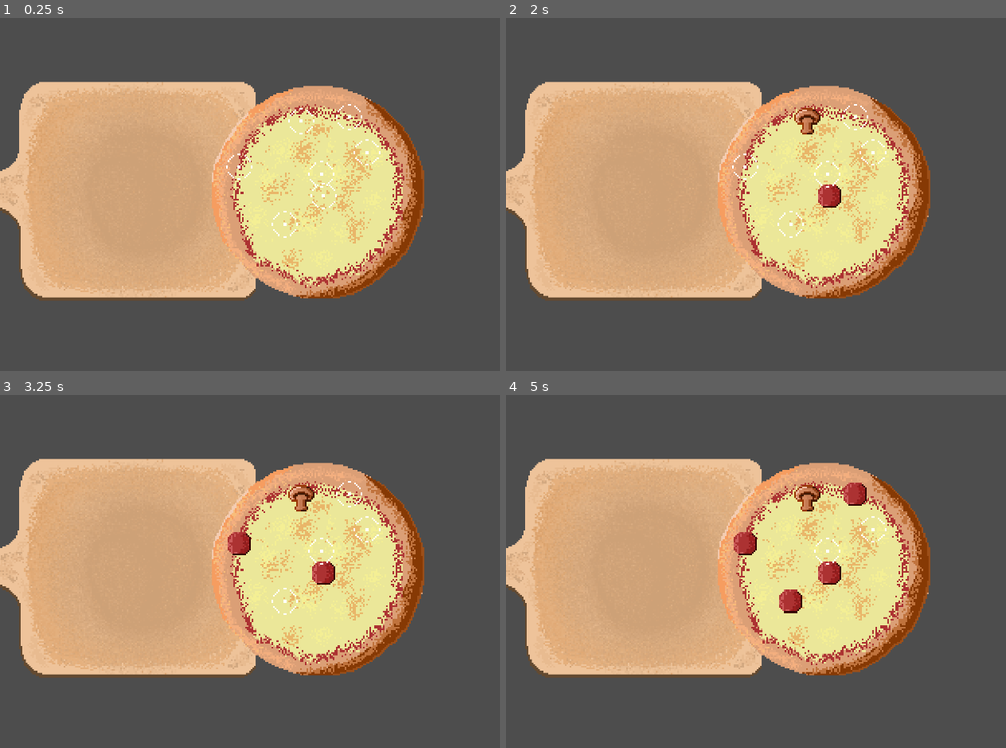
Above: before the commit, frames 1-4 (two rows, left to right).
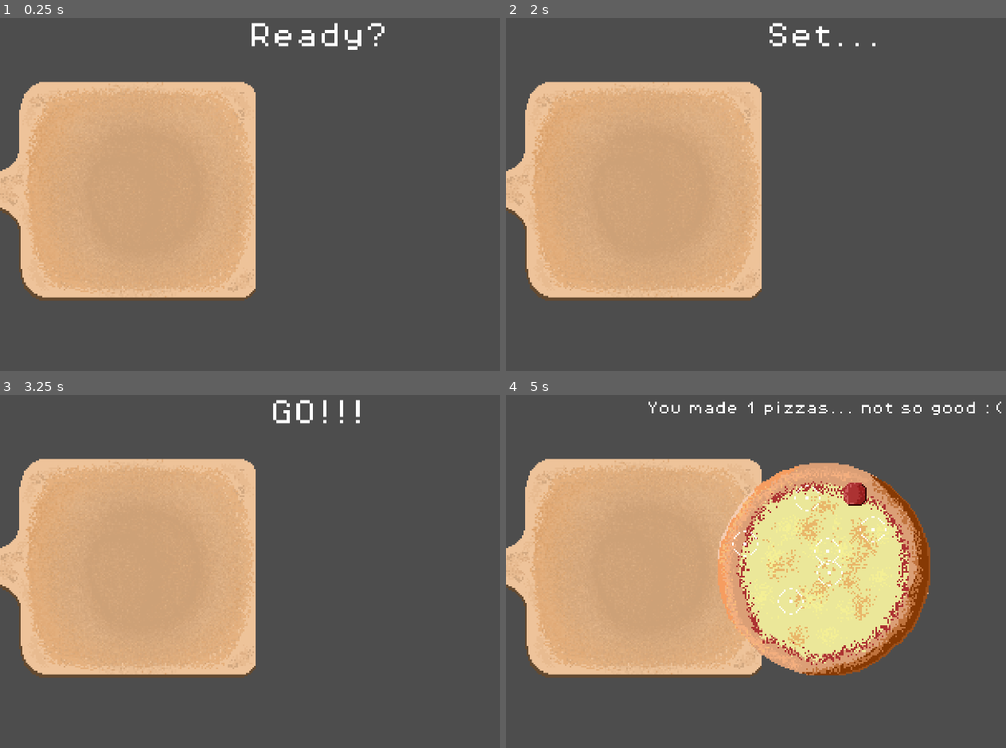
Above: after the commit, the same moments.

Repository: AnandaGI/Hackathon-Spring-2025
Game: Godot game, scene res://scenes/pizza_minigame.tscn
The game is run twice, just before and just after one commit, with the same random seed, the same clock (stepped at 60 frames per second) and the same inputs.
Inputs (mouse positions are in pixels of both pictures, inside the frame that each line leads up to):
- Up to frame 1 (0.25 s): no input
- Up to frame 2 (2 s): tap Enter at 0.5 s; move the mouse to (826, 190) at 0.52 s; press the mouse at (826, 190) at 0.53 s; tap Space at 1.25 s; move the mouse to (806, 120) at 1.27 s; release the mouse at (806, 120) at 1.28 s; click (806, 120) at 1.35 s
- Up to frame 3 (3.25 s): move the mouse to (325, 571) at 2.02 s; press the mouse at (325, 571) at 2.03 s; tap Enter at 2.75 s; move the mouse to (240, 543) at 2.77 s; release the mouse at (240, 543) at 2.78 s; click (240, 543) at 2.85 s
- Up to frame 4 (5 s): tap Space at 3.5 s; move the mouse to (791, 599) at 3.52 s; press the mouse at (791, 599) at 3.53 s; move the mouse to (856, 493) at 4.27 s; release the mouse at (856, 493) at 4.28 s; click (856, 493) at 4.35 s

The runs differ from the first frame. In frame 1, 20% of the frame differs, in the area x 42-85%, y 1-80%; in frame 2, 19%; in frame 3, 20%; in frame 4, 1.6%.

Commit message:
Update pizza minigame with labels and recurring pizzas

Diff:
--- a/scenes/pizza_board.tscn
+++ b/scenes/pizza_board.tscn
@@ -1,21 +1,21 @@
 [gd_scene load_steps=4 format=3 uid="uid://dtexfy87rpb66"]
 
 [ext_resource type="Texture2D" uid="uid://cxj3iby3qjld1" path="res://assets/pizza_board.png" id="1_5cy8f"]
-[ext_resource type="Script" uid="uid://bbs6wf7mcoi7s" path="res://scripts/pizza_board.gd" id="1_7x1g8"]
+[ext_resource type="Script" uid="uid://b3vxfeoecgh0u" path="res://scripts/pizza_board.gd" id="1_7x1g8"]
 
 [sub_resource type="CircleShape2D" id="CircleShape2D_7x1g8"]
-radius = 37.054
+radius = 6.08276
 
 [node name="Area2D" type="Area2D"]
 script = ExtResource("1_7x1g8")
-
-[node name="CollisionShape2D" type="CollisionShape2D" parent="."]
-position = Vector2(0, -4)
-shape = SubResource("CircleShape2D_7x1g8")
 
 [node name="Sprite2D" type="Sprite2D" parent="."]
 position = Vector2(-48, 0)
 texture = ExtResource("1_5cy8f")
 flip_h = true
 
+[node name="CollisionShape2D" type="CollisionShape2D" parent="."]
+position = Vector2(0, -4)
+shape = SubResource("CircleShape2D_7x1g8")
+
 [connection signal="area_entered" from="." to="." method="_on_area_entered"]
--- a/scenes/pizza_minigame.tscn
+++ b/scenes/pizza_minigame.tscn
@@ -1,11 +1,14 @@
-[gd_scene load_steps=6 format=3 uid="uid://wfij51uies0q"]
+[gd_scene load_steps=8 format=3 uid="uid://wfij51uies0q"]
 
-[ext_resource type="Script" uid="uid://cwijck2d5vbdl" path="res://scripts/pizza_minigame_manager.gd" id="1_m5vyy"]
+[ext_resource type="Script" uid="uid://dl8kxnvlktt05" path="res://scripts/pizza_minigame_manager.gd" id="1_m5vyy"]
 [ext_resource type="PackedScene" uid="uid://dtexfy87rpb66" path="res://scenes/pizza_board.tscn" id="2_3w8ep"]
+[ext_resource type="FontFile" uid="uid://bm5x7g3qxamw0" path="res://assets/fonts/PixelOperator8.ttf" id="3_b0wbf"]
+
+[sub_resource type="GDScript" id="GDScript_b0wbf"]
 
 [sub_resource type="Animation" id="Animation_3w8ep"]
 resource_name = "Move_in_out"
-length = 2.0
+length = 2.2
 tracks/0/type = "value"
 tracks/0/imported = false
 tracks/0/enabled = true
@@ -13,7 +16,7 @@
 tracks/0/interp = 1
 tracks/0/loop_wrap = true
 tracks/0/keys = {
-"times": PackedFloat32Array(0, 1, 2),
+"times": PackedFloat32Array(0.2, 1.2, 2.2),
 "transitions": PackedFloat32Array(1, 1, 1),
 "update": 0,
 "values": [Vector2(-106, 0), Vector2(244, 0), Vector2(-106, 0)]
@@ -25,11 +28,14 @@
 tracks/1/interp = 1
 tracks/1/loop_wrap = true
 tracks/1/keys = {
-"times": PackedFloat32Array(1),
-"transitions": PackedFloat32Array(1),
+"times": PackedFloat32Array(1.2, 2.2),
+"transitions": PackedFloat32Array(1, 1),
 "values": [{
 "args": [],
 "method": &"_on_end_of_travel"
+}, {
+"args": [],
+"method": &"_on_reset"
 }]
 }
 
@@ -55,6 +61,7 @@
 }
 
 [node name="Pizza Minigame" type="Node2D"]
+script = SubResource("GDScript_b0wbf")
 
 [node name="Camera2D" type="Camera2D" parent="."]
 zoom = Vector2(5, 5)
@@ -71,3 +78,30 @@
 libraries = {
 &"": SubResource("AnimationLibrary_syphw")
 }
+
+[node name="ReadyLabel" type="Label" parent="PizzaMinigameManager"]
+offset_left = -78.0
+offset_top = -102.0
+offset_right = 79.0
+offset_bottom = -79.0
+theme_override_fonts/font = ExtResource("3_b0wbf")
+text = "Ready?"
+horizontal_alignment = 1
+
+[node name="Timer" type="Timer" parent="PizzaMinigameManager/ReadyLabel"]
+one_shot = true
+autostart = true
+
+[node name="DisplayLabel" type="Label" parent="PizzaMinigameManager"]
+offset_left = -152.0
+offset_top = -101.0
+offset_right = 153.0
+offset_bottom = -78.0
+theme_override_fonts/font = ExtResource("3_b0wbf")
+horizontal_alignment = 1
+
+[node name="Timer" type="Timer" parent="PizzaMinigameManager/DisplayLabel"]
+one_shot = true
+
+[connection signal="timeout" from="PizzaMinigameManager/ReadyLabel/Timer" to="PizzaMinigameManager" method="_ready_label_timeout"]
+[connection signal="timeout" from="PizzaMinigameManager/DisplayLabel/Timer" to="PizzaMinigameManager" method="_countdown"]
--- a/scripts/pizza_board.gd
+++ b/scripts/pizza_board.gd
@@ -3,6 +3,7 @@
 @onready var board_collision: CollisionShape2D = $CollisionShape2D
 
 signal is_occupied
+signal reset
 
 var starting_position = position
 var current_position = Vector2.ZERO
@@ -21,6 +22,9 @@
 	print("DEBUG: Board has reached the end of its travel")
 	pizza_node.queue_free()
 	pizza_node = null
+
+func _on_reset():
+	emit_signal("reset")
 
 func _process(delta: float) -> void:
 	if pizza_node:
--- a/scripts/pizza_minigame_manager.gd
+++ b/scripts/pizza_minigame_manager.gd
@@ -1,23 +1,57 @@
 extends Node
 
 const PIZZA = preload("res://scenes/pizza.tscn")
+@onready var pizza_minigame_manager: Node = %PizzaMinigameManager
+@onready var ready_label: Label = $ReadyLabel
+@onready var display_label: Label = $DisplayLabel
+@onready var pizza_board: Area2D = %PizzaBoard
 
-var num_pizzas_left = 3
-var pizza_board: Area2D
+var total_pizzas_made = 0
+var ready_text_list = ["Ready?", "Set...", "GO!!!", ""]
+var ready_test_index = 0
+var time_left = 1
 
 # Called when the node enters the scene tree for the first time.
 func _ready() -> void:
-	_create_pizza()
-	pizza_board = get_node("PizzaBoard")
 	pizza_board.is_occupied.connect(_move_board)
+	pizza_board.reset.connect(_on_reset)
 
 func _create_pizza():
 	var pizza = PIZZA.instantiate()
 	add_child(pizza)
+	total_pizzas_made += 1
+
+func _ready_label_timeout() -> void:
+	ready_label.text = ready_text_list[ready_test_index]
+	ready_test_index += 1
+	if ready_test_index < 4:
+		ready_label.get_node("Timer").start()
+	else:
+		_create_pizza()
+		display_label.text = str(time_left)
+		display_label.get_node("Timer").start()
+
+func _countdown():
+	time_left -= 1
+	display_label.text = str(time_left)
+	if time_left > 0:
+		display_label.get_node("Timer").start()
+	else:
+		display_label.add_theme_font_size_override("font_size", 8)
+		if total_pizzas_made > 3:
+			display_label.text = (
+				"You made %s pizzas! You're on fire!" % str(total_pizzas_made)
+			)
+		else:
+			display_label.text = (
+				"You made %s pizzas... not so good :(" % str(total_pizzas_made)
+			)
 
 func _move_board():
+	pizza_board.get_node("AnimationPlayer").play("Move_in_out")
 
-	pizza_board.get_node("AnimationPlayer").play("Move_in_out")
+func _on_reset():
+	_create_pizza()
 
 # Called every frame. 'delta' is the elapsed time since the previous frame.
 func _process(delta: float) -> void:
Binary file added: assets/fonts/PixelOperator8.ttf
Not shown: 1 places in scenes/pizza.tscn that only renumber resources
Not shown, changed: .gitignore
